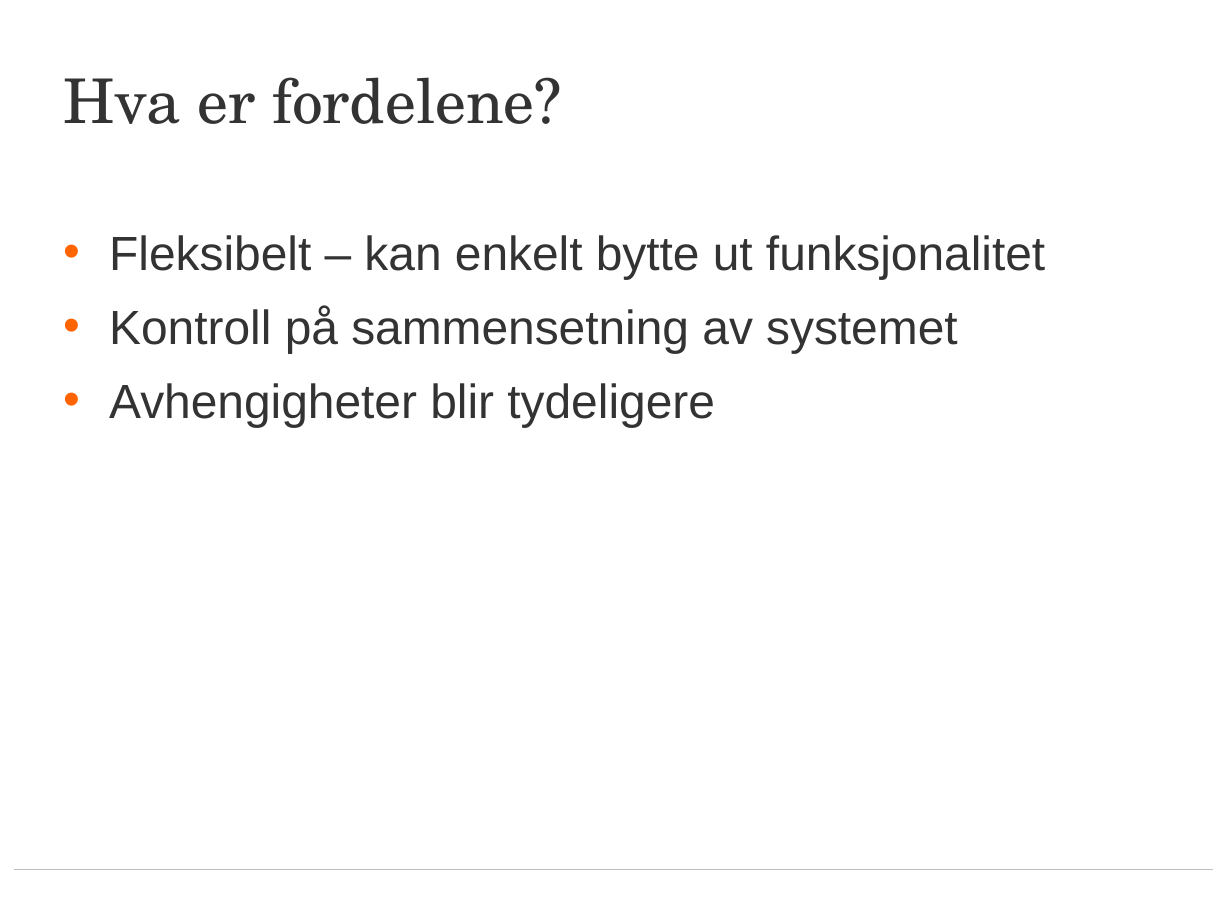
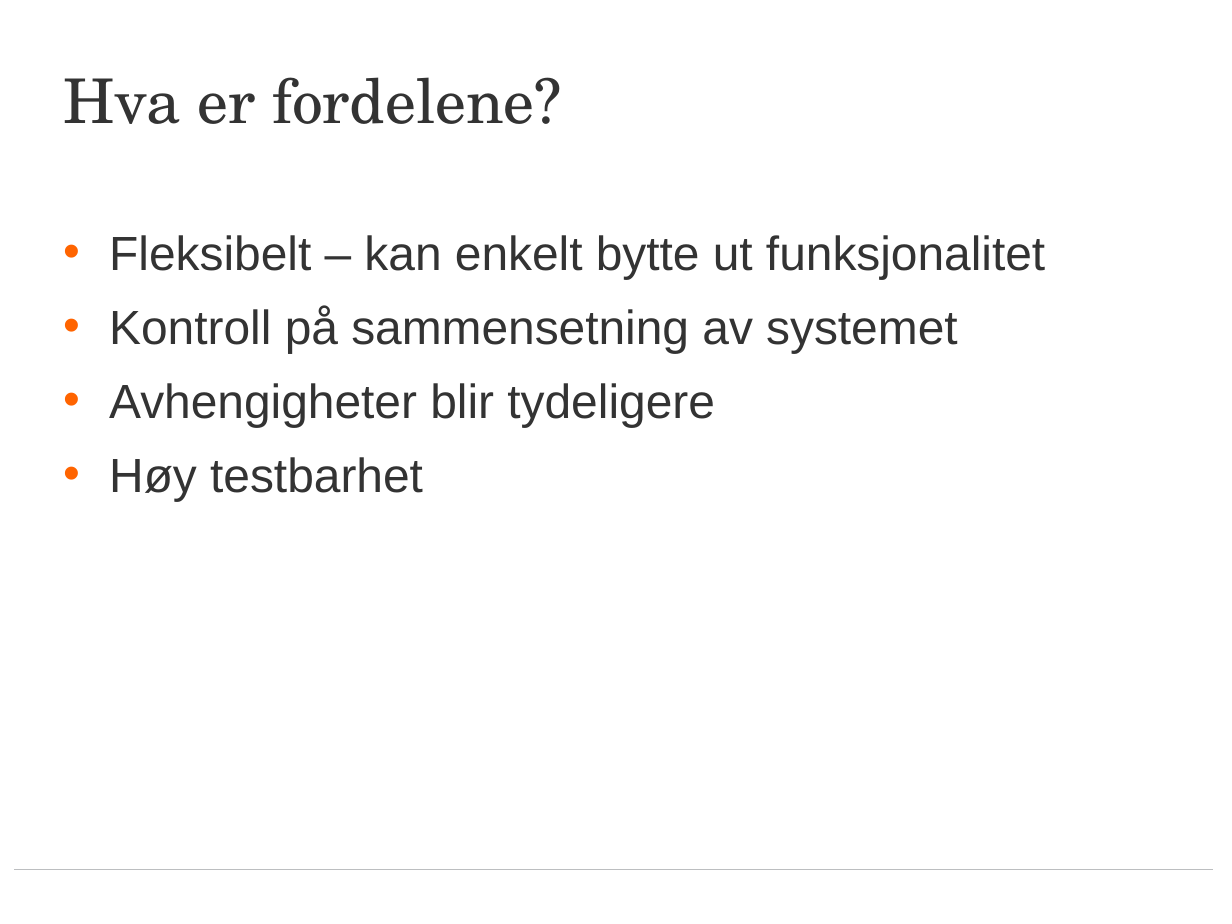
Before and after one commit to bouvet/solid-1, a slide deck: slide 18 of SOLID - SRP-DIP.pptx (slide 17 before the commit). Drawn at 1232x924 pixels with LibreOffice and Linux fonts; fonts in the diff are those of the drawing; background and template pictures are left out. Boxes give left, top, right and bottom in pixels: in the first picture for what was removed or moved away, otherwise in the second. Text is boxed around its words. In the diff, an @@ line names an element or a change of style, - is before the commit and + after.

```diff
--- a/SOLID - SRP-DIP.pptx
+++ b/SOLID - SRP-DIP.pptx
@@ text at (109,457,423,501): paragraph added @@
+• Høy testbarhet
```
Also in this commit, not shown: 5 other slides changed, 1 slide added.
